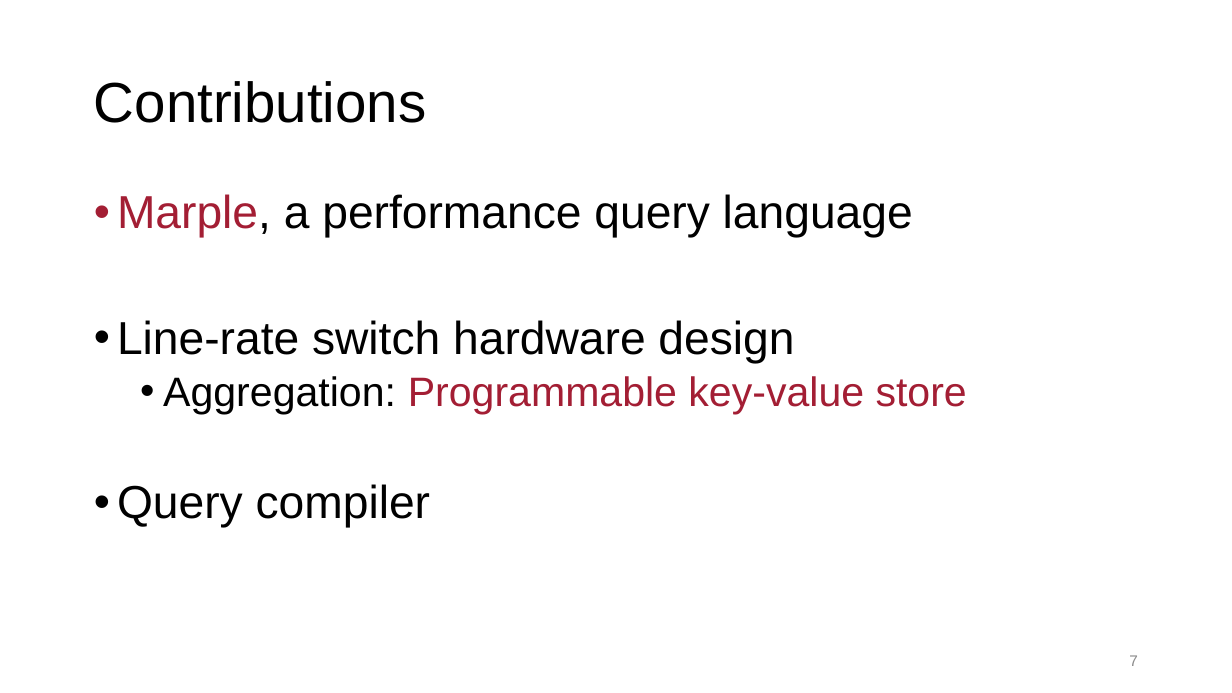
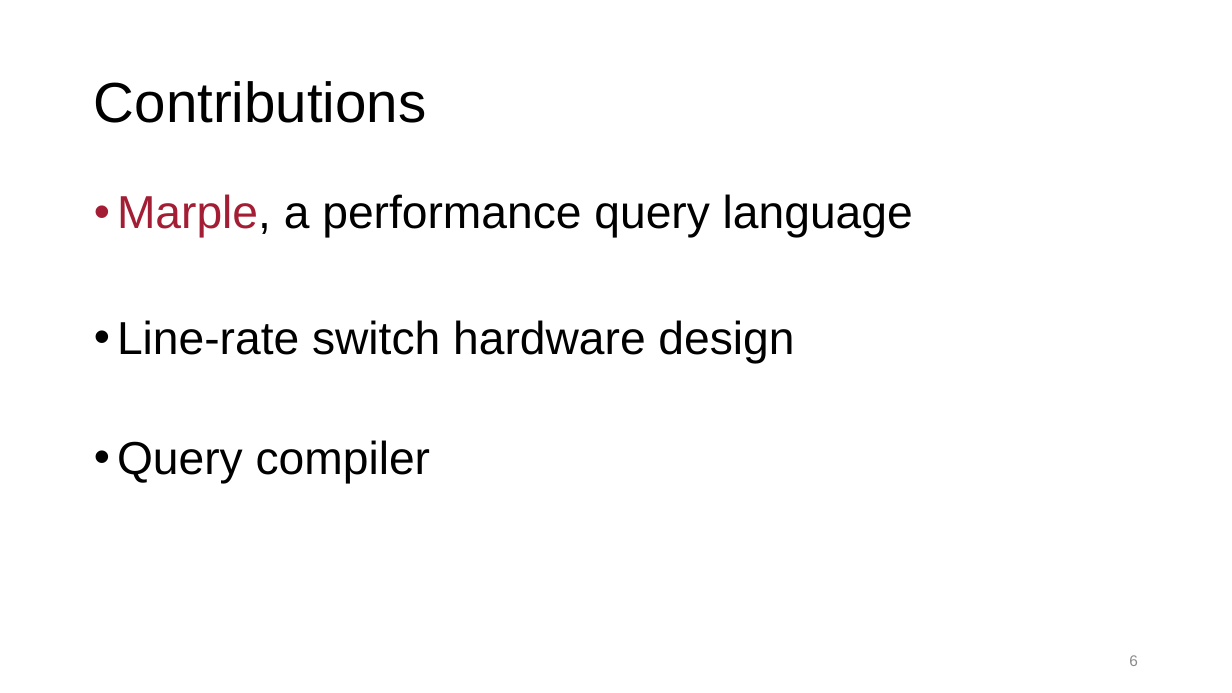
Before and after one commit to anirudhSK/pifo-domino-marple-ppts, a slide deck: slide 6 of marple_itx18.pptx (slide 7 before the commit). Drawn at 1232x693 pixels with LibreOffice and Linux fonts; fonts in the diff are those of the drawing. Boxes give left, top, right and bottom in pixels: in the first picture for what was removed or moved away, otherwise in the second. Text is boxed around its words. In the diff, an @@ line names an element or a change of style, - is before the commit and + after.

```diff
--- a/marple_itx18.pptx
+++ b/marple_itx18.pptx
@@ text at [163, 376, 967, 414]: paragraph removed @@
-  • Aggregation: Programmable key-value store
@@ page number at [1129, 655, 1138, 666]: text changed @@
-7
+6
```
Also in this commit, not shown: 6 other slides changed, 1 slide removed.
